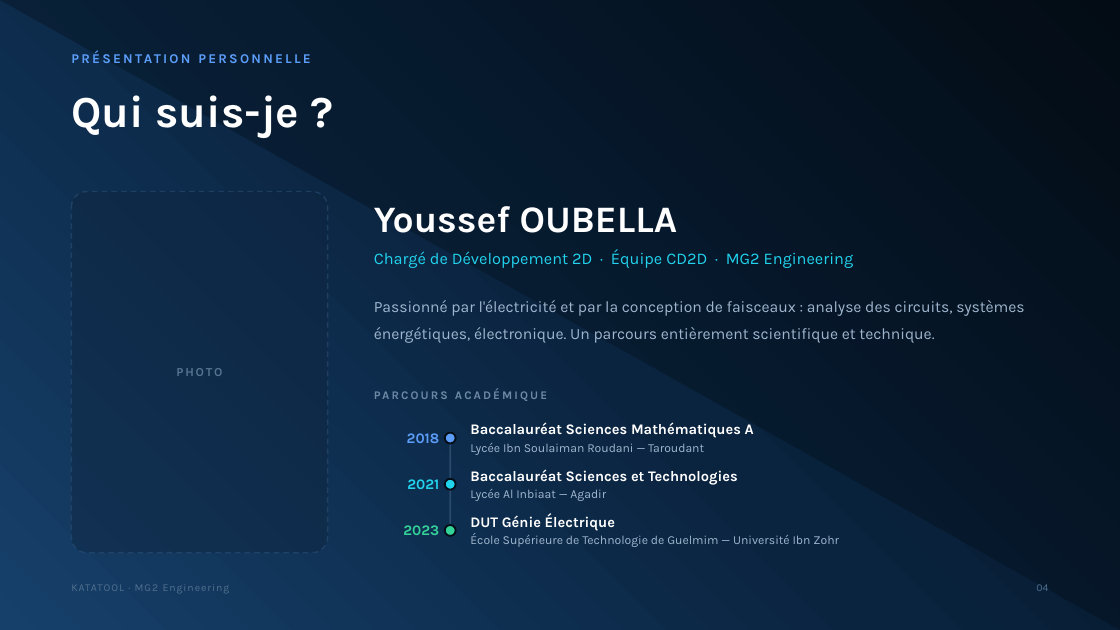
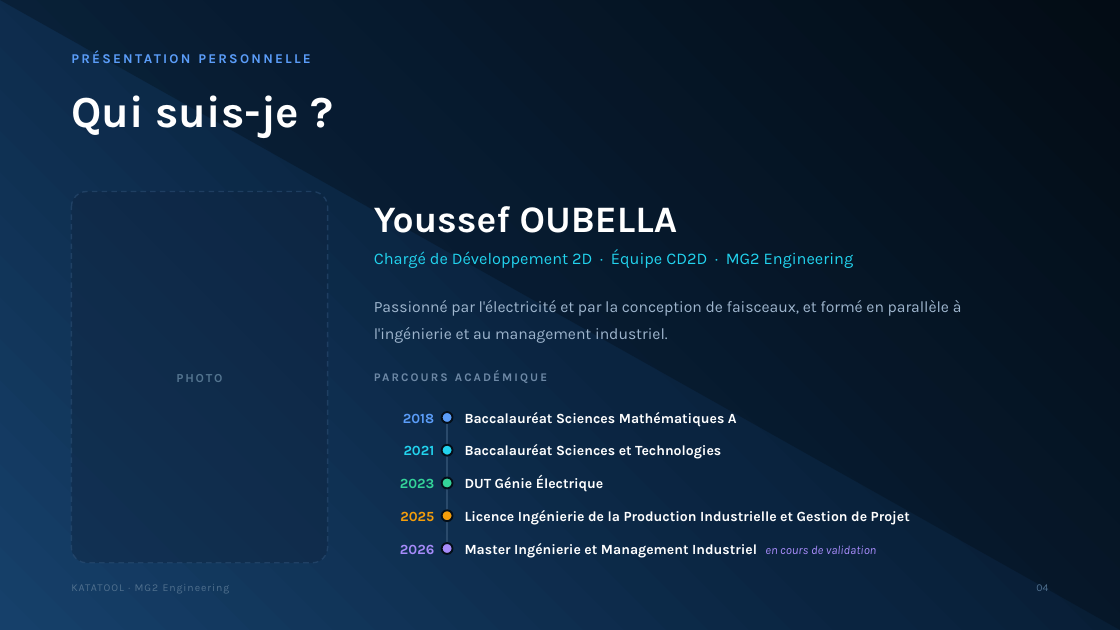
Before and after one commit to OUBELLA22/PLM, a slide deck: slide 4 of soutenance/KATATOOL_Soutenance_Youssef_OUBELLA.pptx. Drawn at 1120x630 pixels with LibreOffice and Linux fonts; fonts in the diff are those of the drawing. Boxes give left, top, right and bottom in pixels: in the first picture for what was removed or moved away, otherwise in the second. Text is boxed around its words. In the diff, an @@ line names an element or a change of style, - is before the commit and + after.

Commit message:
Ajout de la Licence 2025 et du Master 2026 au parcours academique
- Diapo 4 : les 5 diplomes en timeline verticale compacte, Master marque 'en cours de validation'
- Diapo 5 : refondue en timeline verticale 5 etapes avec les etablissements
- Discours : nouvelle phrase de bascule 'c'est ce master que je viens valider devant vous aujourd'hui'
- Rebalance a 960 mots -> 7 min 56 s (sous 9 min meme a 115 mots/min)

```diff
--- a/soutenance/KATATOOL_Soutenance_Youssef_OUBELLA.pptx
+++ b/soutenance/KATATOOL_Soutenance_Youssef_OUBELLA.pptx
@@ rounded rectangle "PHOTO" resized from (x1=71, y1=192, x2=328, y2=553) to (x1=71, y1=192, x2=328, y2=563) @@
@@ text at (x1=374, y1=300, x2=962, y2=343): text changed @@
-Passionné par l'électricité et par la conception de faisceaux : analyse des circuits, systèmes énergétiques, électronique. Un parcours entièrement scientifique et technique.
+Passionné par l'électricité et par la conception de faisceaux, et formé en parallèle à l'ingénierie et au management industriel.
@@ text "PARCOURS ACADÉMIQUE" rewrapped from (x1=594, y1=331, x2=658, y2=343) to (x1=374, y1=370, x2=1049, y2=395) @@
@@ text "2018" moved from (x1=407, y1=433, x2=440, y2=443) to (x1=403, y1=414, x2=434, y2=423) @@
@@ ellipse moved from (x1=444, y1=433, x2=455, y2=444) to (x1=442, y1=413, x2=453, y2=423) @@
@@ rectangle resized from (x1=450, y1=432, x2=451, y2=536) to (x1=446, y1=415, x2=448, y2=546) @@
@@ text "Baccalauréat Sciences Mathématiques A" moved from (x1=470, y1=422, x2=754, y2=455) to (x1=465, y1=412, x2=737, y2=427) @@
@@ text "2021" moved from (x1=407, y1=479, x2=439, y2=489) to (x1=404, y1=446, x2=435, y2=455) @@
@@ ellipse moved from (x1=444, y1=479, x2=455, y2=490) to (x1=442, y1=444, x2=453, y2=455) @@
@@ text "Baccalauréat Sciences et Technologies" moved from (x1=470, y1=469, x2=738, y2=501) to (x1=465, y1=444, x2=721, y2=459) @@
@@ text at (x1=470, y1=443, x2=704, y2=455): paragraph removed @@
-Lycée Ibn Soulaiman Roudani — Taroudant
@@ text "2023" moved from (x1=403, y1=525, x2=439, y2=535) to (x1=400, y1=479, x2=434, y2=488) @@
@@ ellipse moved from (x1=444, y1=525, x2=455, y2=536) to (x1=442, y1=477, x2=453, y2=488) @@
@@ size 12.5 to 12 pt in 6 elements at (x1=403, y1=414, x2=434, y2=423), (x1=404, y1=446, x2=435, y2=455), (x1=400, y1=479, x2=434, y2=488), (x1=465, y1=444, x2=721, y2=459), (x1=465, y1=412, x2=737, y2=427), (x1=465, y1=475, x2=604, y2=492) @@
@@ text "DUT Génie Électrique" moved from (x1=470, y1=513, x2=839, y2=547) to (x1=465, y1=475, x2=604, y2=492) @@
@@ text at (x1=470, y1=489, x2=606, y2=501): paragraph removed @@
-Lycée Al Inbiaat — Agadir
@@ text added at (x1=400, y1=511, x2=434, y2=521), 12 pt, text #F59E0B, bold @@
+2025
@@ ellipse added at (x1=442, y1=511, x2=453, y2=522), fill #F59E0B, outline #040E18 1.6 pt @@
@@ text added at (x1=465, y1=510, x2=910, y2=525), 12 pt, text #FFFFFF, bold @@
+Licence Ingénierie de la Production Industrielle et Gestion de Projet
@@ text at (x1=470, y1=533, x2=839, y2=547): paragraph removed @@
-École Supérieure de Technologie de Guelmim — Université Ibn Zohr
@@ text added at (x1=400, y1=545, x2=434, y2=554), 12 pt, text #A78BFA, bold @@
+2026
@@ ellipse added at (x1=442, y1=543, x2=453, y2=554), fill #A78BFA, outline #040E18 1.6 pt @@
@@ text added at (x1=465, y1=543, x2=877, y2=558), 12 pt, text #FFFFFF, bold @@
+Master Ingénierie et Management Industriel en cours de validation
```
Also in this commit, not shown: 1 other slide changed, 2 other files.
